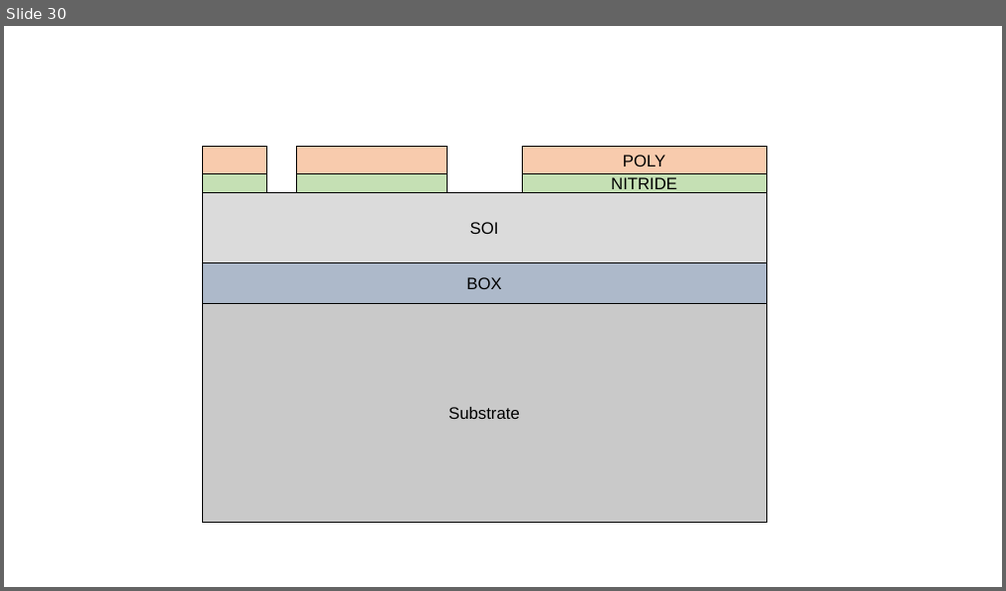
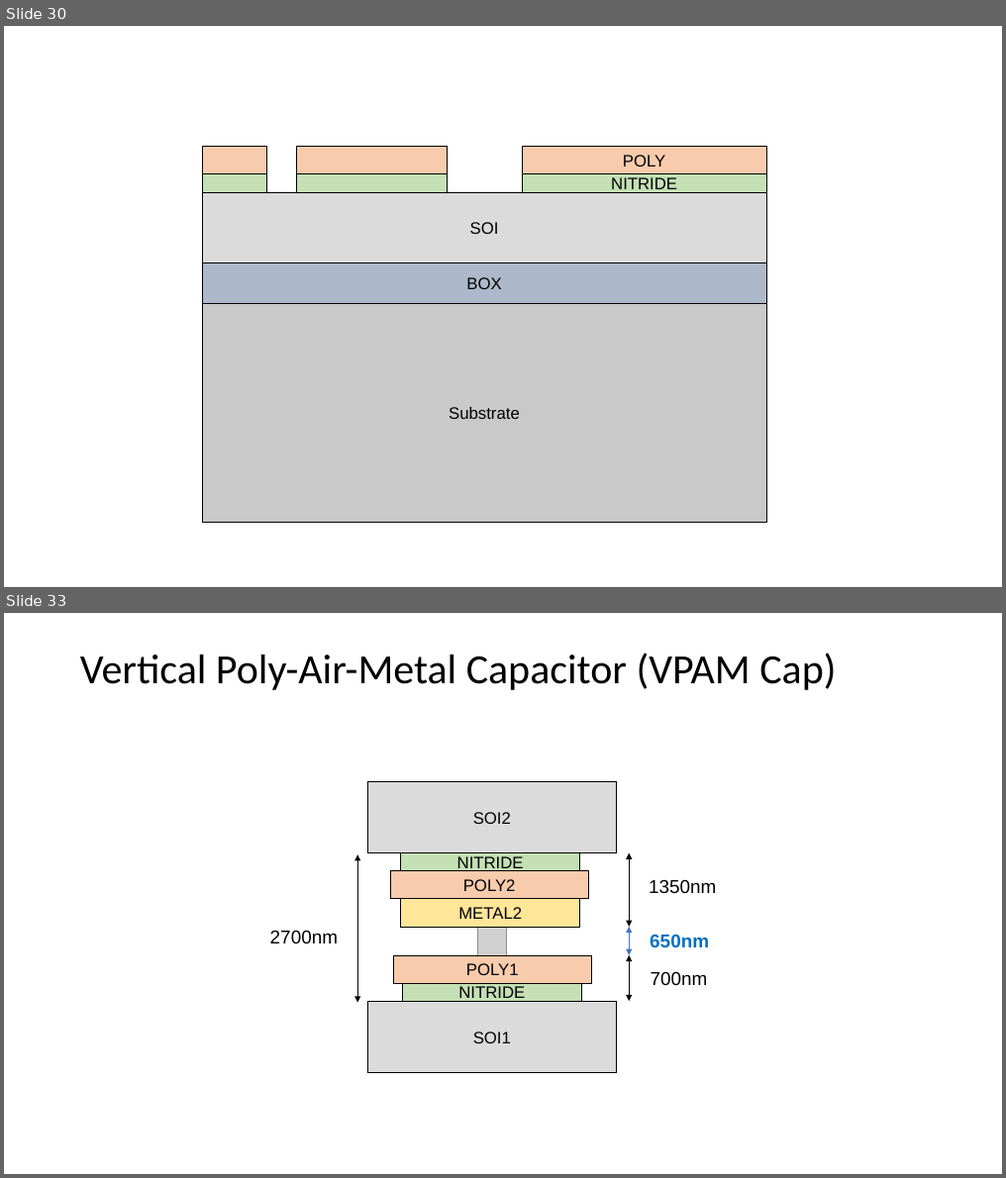
Before and after one commit to PisterLab/aureo-pdk, a slide deck: docs/Aureo_Figures.pptx. Shown one above the other, each under a label of ours: slide 30 before the commit, slides 30 and 33 after it; the slides between them are not shown. The pictures are 1006x591 and 1006x1178 pixels, drawn with LibreOffice and Linux fonts; fonts in the diff are those of the drawing; grey boxes stand for pictures. Boxes give left, top, right and bottom in pixels: in the first picture for what was removed or moved away, otherwise in the second. Text is boxed around its words. In the diff, an @@ line names an element or a change of style, - is before the commit and + after.

Commit message:
Update to addd VPAM and VMAM capacitors

```diff
--- a/docs/Aureo_Figures.pptx
+++ b/docs/Aureo_Figures.pptx
@@ slide 33 added at <box>4,613,1002,1174</box>, background #FFFFFF @@
@@ title added at <box>80,653,836,690</box>, 40 pt, text #000000 @@
+Vertical Poly-Air-Metal Capacitor (VPAM Cap)
@@ rectangle added at <box>368,781,617,854</box>, fill #DBDBDB, outline #000000 0.5 pt, 16 pt, text #000000 @@
+SOI2
@@ double arrow added from (358, 855) to (358, 1003), #000000 0.5 pt @@
@@ rectangle added at <box>391,871,589,899</box>, fill #F8CBAD, outline #000000 0.5 pt, 16 pt, text #000000 @@
+POLY2
@@ rectangle added at <box>401,854,580,871</box>, fill #C5E0B4, outline #000000 0.5 pt, 16 pt, text #000000 @@
+NITRIDE
@@ double arrow added from (629, 854) to (629, 927), #000000 0.5 pt @@
@@ text added at <box>648,879,716,894</box>, 18 pt, text #000000 @@
+1350nm
@@ rectangle added at <box>401,899,580,927</box>, fill #FFE699, outline #000000 0.5 pt, 16 pt, text #000000 @@
+METAL2
@@ text added at <box>270,930,338,945</box>, 18 pt, text #000000 @@
+2700nm
@@ picture added at <box>478,913,507,973</box> @@
@@ double arrow added from (629, 927) to (629, 956), #4472C4 0.5 pt @@
@@ text added at <box>649,934,709,949</box>, 18 pt, text #0070C0, bold @@
+650nm
@@ rectangle added at <box>394,956,592,983</box>, fill #F8CBAD, outline #000000 0.5 pt, 16 pt, text #000000 @@
+POLY1
@@ double arrow added from (629, 956) to (629, 1001), #000000 0.5 pt @@
@@ rectangle added at <box>402,983,581,1001</box>, fill #C5E0B4, outline #000000 0.5 pt, 16 pt, text #000000 @@
+NITRIDE
@@ text added at <box>477,980,522,998</box>, 16 pt, text #FFFFFF, bold @@
+Digital
@@ text added at <box>650,971,708,985</box>, 18 pt, text #000000 @@
+700nm
@@ rectangle added at <box>368,1001,617,1073</box>, fill #DBDBDB, outline #000000 0.5 pt, 16 pt, text #000000 @@
+SOI1
```
Also in this commit, not shown: 3 slides changed, 3 other slides added.
